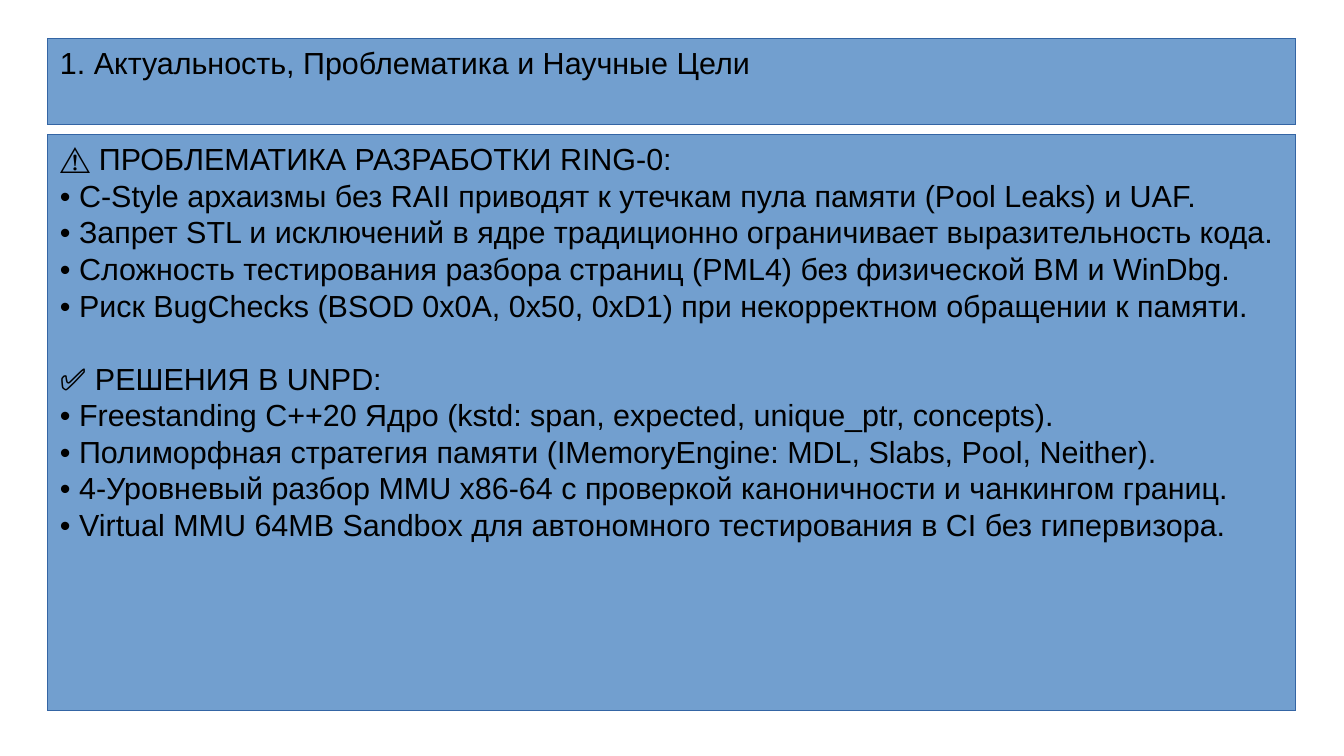
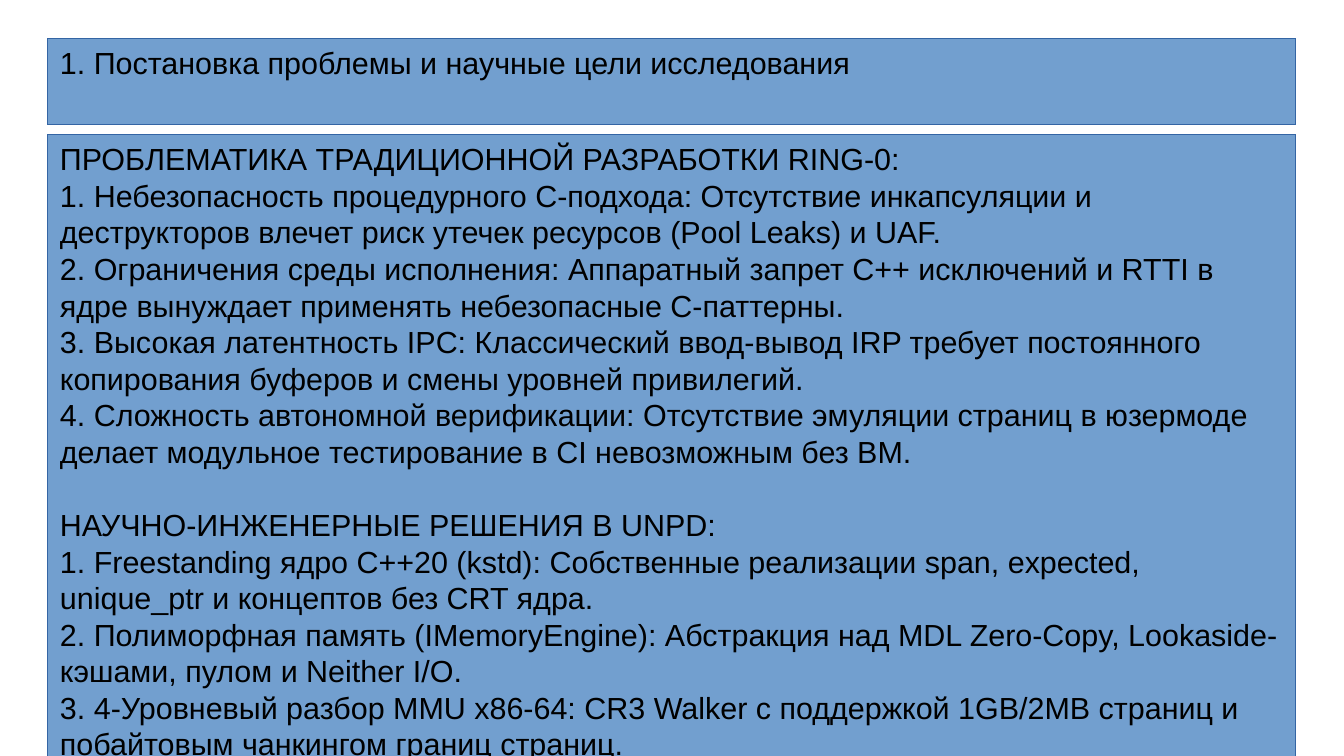
Before and after one commit to LucPrusPPi/unsolicited-non-paged-driver, a slide deck: slide 2 of docs/presentation/unpd_defense_presentation.odp. Drawn at 1344x756 pixels with LibreOffice and Linux fonts; fonts in the diff are those of the drawing. Boxes give left, top, right and bottom in pixels: in the first picture for what was removed or moved away, otherwise in the second. Text is boxed around its words. In the diff, an @@ line names an element or a change of style, - is before the commit and + after.

```diff
--- a/docs/presentation/unpd_defense_presentation.odp
+++ b/docs/presentation/unpd_defense_presentation.odp
@@ text in rectangle at [60,51,849,80]: text changed @@
-1. Актуальность, Проблематика и Научные Цели
+1. Постановка проблемы и научные цели исследования
@@ rectangle "ПРОБЛЕМАТИКА ТРАДИЦИОННОЙ РАЗРАБОТКИ RING-0:": place and size @@
-rectangle "ПРОБЛЕМАТИКА ТРАДИЦИОННОЙ РАЗРАБОТКИ RING-0:" at [48,134,1296,710]
+rectangle "ПРОБЛЕМАТИКА ТРАДИЦИОННОЙ РАЗРАБОТКИ RING-0:" at [48,134,1296,756]
@@ text in rectangle at [60,146,1277,756]: text changed @@
-⚠️ ПРОБЛЕМАТИКА РАЗРАБОТКИ RING-0:
-• C-Style архаизмы без RAII приводят к утечкам пула памяти (Pool Leaks) и UAF.
-• Запрет STL и исключений в ядре традиционно ограничивает выразительность кода.
-• Сложность тестирования разбора страниц (PML4) без физической ВМ и WinDbg.
-• Риск BugChecks (BSOD 0x0A, 0x50, 0xD1) при некорректном обращении к памяти.
-✅ РЕШЕНИЯ В UNPD:
-• Freestanding C++20 Ядро (kstd: span, expected, unique_ptr, concepts).
-• Полиморфная стратегия памяти (IMemoryEngine: MDL, Slabs, Pool, Neither).
-• 4-Уровневый разбор MMU x86-64 с проверкой каноничности и чанкингом границ.
-• Virtual MMU 64MB Sandbox для автономного тестирования в CI без гипервизора.
+ПРОБЛЕМАТИКА ТРАДИЦИОННОЙ РАЗРАБОТКИ RING-0:
+1. Небезопасность процедурного C-подхода: Отсутствие инкапсуляции и деструкторов влечет риск утечек ресурсов (Pool Leaks) и UAF.
+2. Ограничения среды исполнения: Аппаратный запрет C++ исключений и RTTI в ядре вынуждает применять небезопасные C-паттерны.
+3. Высокая латентность IPC: Классический ввод-вывод IRP требует постоянного копирования буферов и смены уровней привилегий.
+4. Сложность автономной верификации: Отсутствие эмуляции страниц в юзермоде делает модульное тестирование в CI невозможным без ВМ.
+НАУЧНО-ИНЖЕНЕРНЫЕ РЕШЕНИЯ В UNPD:
+1. Freestanding ядро C++20 (kstd): Собственные реализации span, expected, unique_ptr и концептов без CRT ядра.
+2. Полиморфная память (IMemoryEngine): Абстракция над MDL Zero-Copy, Lookaside-кэшами, пулом и Neither I/O.
+3. 4-Уровневый разбор MMU x86-64: CR3 Walker с поддержкой 1GB/2MB страниц и побайтовым чанкингом границ страниц.
+4. Virtual MMU 64MB Sandbox: Автономный эмулятор физической памяти и TLB с генерацией #PF в CI без гипервизора.
```
Also in this commit, not shown: 9 other slides changed, 2 other files.
